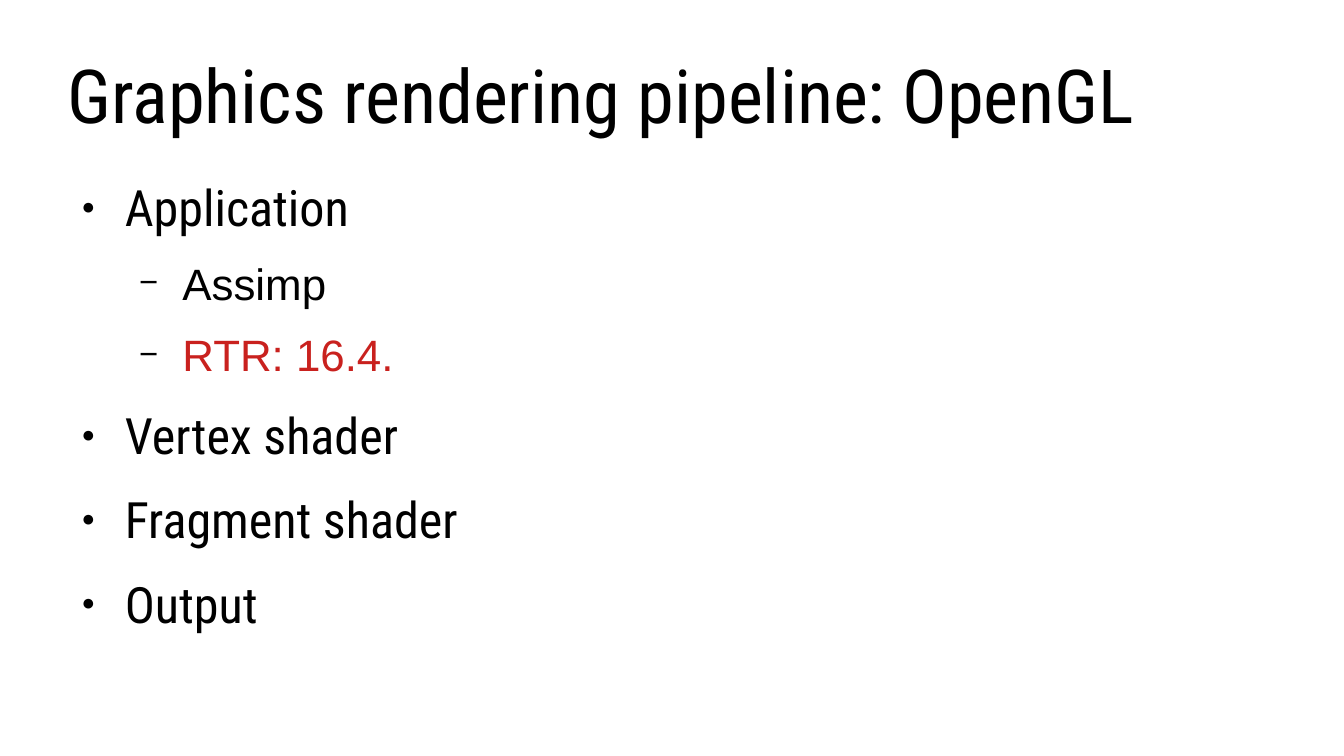
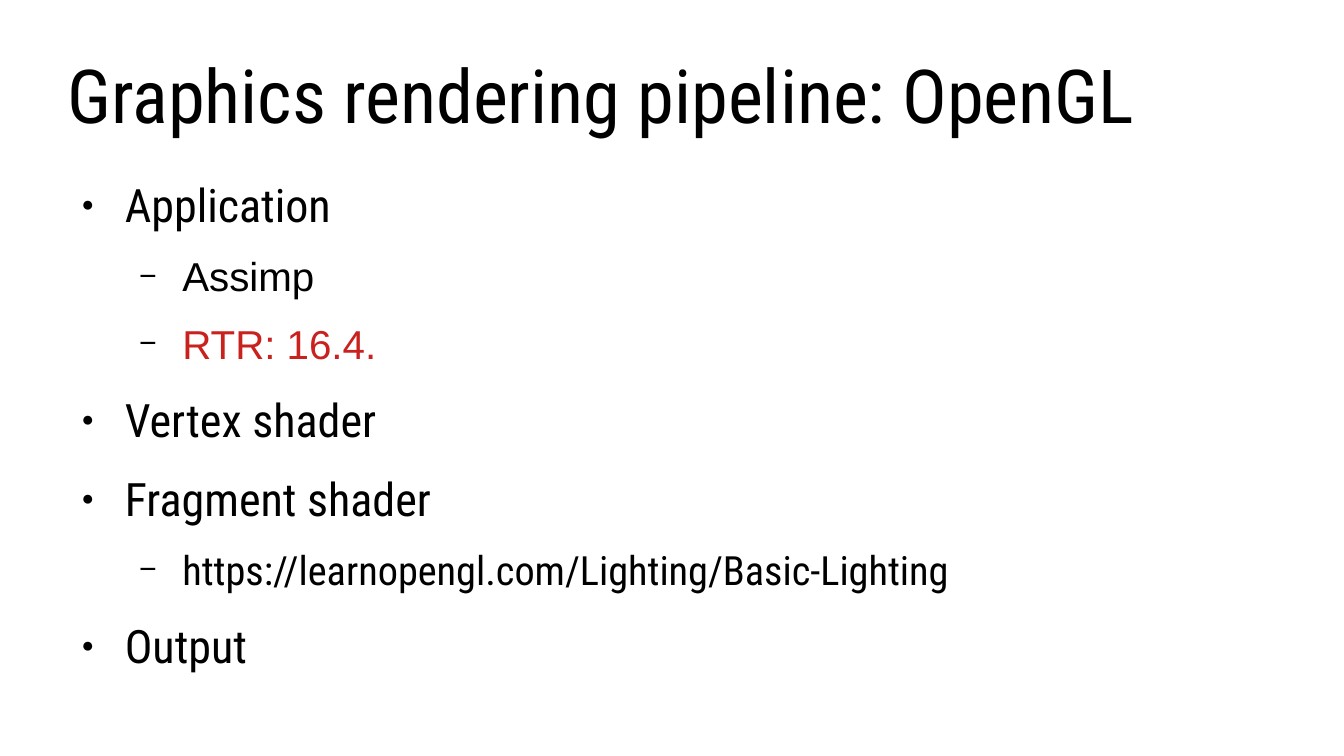
Before and after one commit to lorentzo/IntroductionToComputerGraphics, a slide deck: slide 53 of lectures/4_foundations_rendering/4_3_rasterization.odp. Drawn at 1344x756 pixels with LibreOffice and Linux fonts; fonts in the diff are those of the drawing. Boxes give left, top, right and bottom in pixels: in the first picture for what was removed or moved away, otherwise in the second. Text is boxed around its words. In the diff, an @@ line names an element or a change of style, - is before the commit and + after.

```diff
--- a/lectures/4_foundations_rendering/4_3_rasterization.odp
+++ b/lectures/4_foundations_rendering/4_3_rasterization.odp
@@ text at bbox=[125, 187, 431, 526]: size 29.6 to 27.2 pt in "Application", "Vertex shader", "Fragment shader", "Output"; size 25.9 to 23.8 pt in "Assimp", "RTR: 16.4." @@
@@ text at bbox=[182, 554, 948, 594]: paragraph added @@
+  − https://learnopengl.com/Lighting/Basic-Lighting
```
Also in this commit, not shown: 7 other files.
